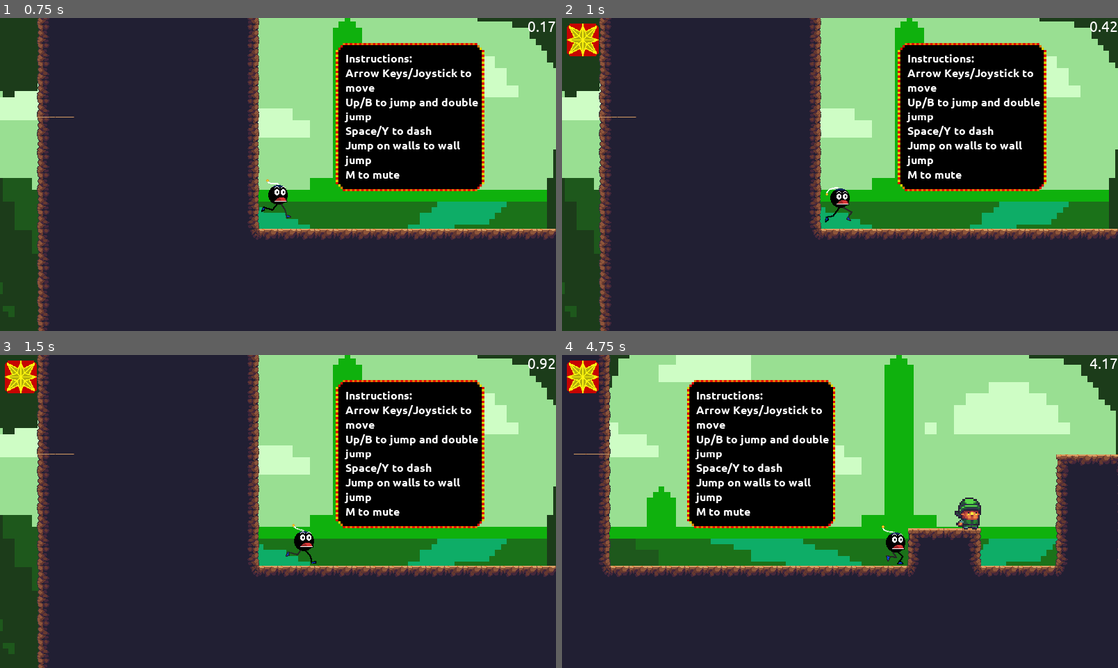
Above: before the commit, frames 1-4 (two rows, left to right).
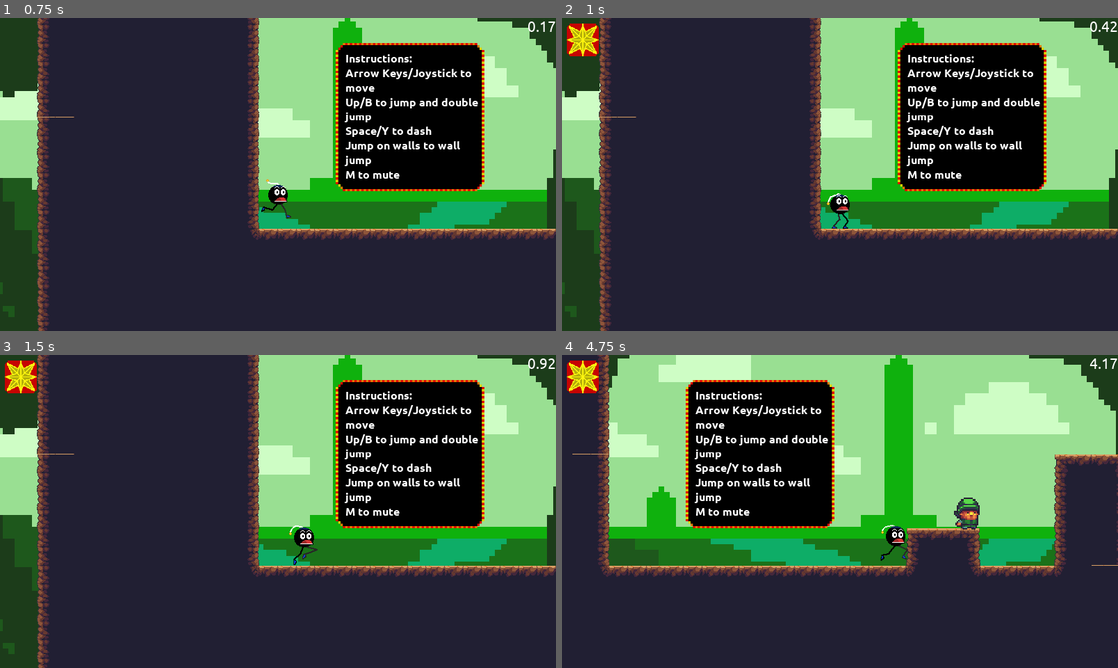
Above: after the commit, the same moments.

Repository: keshava1/defused
Game: Godot game, scene res://StartMenu.tscn
Same seed, same stepped clock (60 frames per second), same inputs: the game is played once before the commit and once after it. The engine's default icon, where the game draws it, is replaced by a stand-in: a white triangle on a blue panel in a dark square. Sound files missing from this copy of the repository are replaced by a short silence.
Inputs:
- Up to frame 1 (0.75 s): click "Start Game" at 0.5 s
- Up to frame 2 (1 s): no input
- Up to frame 3 (1.5 s): tap Enter (ui_accept) at 1.25 s; hold Right (ui_right) from 1.28 s (still down)
- Up to frame 4 (4.75 s): tap Enter (ui_accept) at 1.52, 2.27, 3.77, 4.52 s; release Right (ui_right) at 2.78 s; hold Left (ui_left) 2.78-3.53 s; hold Right (ui_right) from 3.53 s (still down)

Frame 1 is identical in both runs. In frame 2, 0.3% of the frame differs, in the area x 47-53%, y 54-68%; in frame 3, 0.2%; in frame 4, 5.3%, in the area x 1-100%, y 0-71%.

Commit message:
5/15

Diff:
--- a/Project 1 Platformer Git/KinematicBody2D.gd
+++ b/Project 1 Platformer Git/KinematicBody2D.gd
@@ -12,9 +12,8 @@
 const DASH_LENGTH = 750
 var jumps = MAX_JUMPS
 var motion = Vector2()
-var walljumpx = 400
-var wallJumpY = 400
-var time_elapsed = PlayerVars.timer
+var deathTimer = 30
+#var time_elapsed = PlayerVars.timer
 
 export(int) var DEATH_MIN = 1000
 export(int) var DEATH_MAX = -2000
@@ -27,10 +26,21 @@
 	print("ready")
 	if(PlayerVars.muted == false):
 		MusicPlayer.stream_paused = false
+
+	if(PlayerVars.hardMode):
+		$UI/Control/BarTimer.autostart = true
+	else:
+		$UI/Control.visible = false
 # Called every frame. 'delta' is the elapsed time since the previous frame.
 func _physics_process(delta):
 	update_dash()
 	update_timer(delta)
+
+
+	deathTimer -=30
+
+
+
 	# retrive playerVars
 	canDash = PlayerVars.canDash
 	motion = PlayerVars.motion
@@ -66,7 +76,7 @@
 			jumps = MAX_JUMPS
 		# friction if player is on ground and not moving
 		if friction == true and dashing == false:
-			motion.x = lerp(motion.x, 0,0.2);
+			motion.x = lerp(motion.x, 0,0.1);
 		# jump code
 		if Input.is_action_just_pressed("ui_up") and (jumps > 0 or nextToWall()):
 			# wall jumps
@@ -85,8 +95,10 @@
 		# Wall slide
 		if nextToWall() and motion.y > MAX_SPEED / 2 and PlayerVars.vFlip == false:
 			motion.y = MAX_SPEED / 2
+			$Sprite.play("WallSlide")
 		if nextToWall() and motion.y < MAX_SPEED / 2 and PlayerVars.vFlip == true:
 			motion.y = -MAX_SPEED / 2
+			$Sprite.play("WallSlide")
 
 	else:
 		# double jump fall animations
@@ -106,7 +118,7 @@
 
 		# friction code (is player not pressing anything?)
 		if friction == true and dashing == false:
-			motion. x = lerp(motion.x, 0, 0.05)
+			motion. x = lerp(motion.x, 0, 0.025)
 	# move, then update PlayerVars
 	dash()
 	#print(motion)
@@ -126,9 +138,13 @@
 	return $LeftWall.is_colliding()
 
 func respawn():
-	#PlayerVars.live = false
-	#$Sprite.play("Death")
-	#yield(get_tree().create_timer(100.0), "timeout")
+	print("respawn")
+	for i in 10:
+		print("modulate + timeout")
+		$Sprite.modulate = Color(i * 0.1, 0, 0)
+		print("modulate")
+		yield(get_tree().create_timer(1), "timeout")
+		print("timeout")
 	PlayerVars.deaths += 1
 	PlayerVars.reset()
 	canDash = PlayerVars.canDash
@@ -179,13 +195,19 @@
 func _on_Timer_timeout():
 	instance_ghost($Sprite)
 
-# update dash sprite
+
 func update_dash():
 	if(PlayerVars.canDash):
 		$UI/DashSprite.visible = true
 	else:
 		$UI/DashSprite.visible = false
 func update_timer(delta):
-	time_elapsed += delta
-	PlayerVars.timer = time_elapsed
-	$UI/Timer.text = str(stepify(time_elapsed, 0.01))
+	#time_elapsed += delta
+	PlayerVars.timer += delta
+	$UI/Timer.text = str(stepify(PlayerVars.timer, 0.01))
+
+
+func _on_BarTimer_timeout():
+	$UI/Control/ProgressBar.value -= 1
+	if($UI/Control/ProgressBar.value == 0):
+		respawn()
--- a/Project 1 Platformer Git/Player.tscn
+++ b/Project 1 Platformer Git/Player.tscn
@@ -1,12 +1,43 @@
-[gd_scene load_steps=29 format=2]
+[gd_scene load_steps=32 format=2]
 
 [ext_resource path="res://Sprites/bomb guy.png" type="Texture" id=1]
 [ext_resource path="res://Dirt Autotile and Sky/new background.png" type="Texture" id=2]
 [ext_resource path="res://Sprites/dash-2.png.png" type="Texture" id=3]
 [ext_resource path="res://Fonts/UbuntuNormal.tres" type="DynamicFont" id=4]
+[ext_resource path="res://Sprites/bomb guy 2.png" type="Texture" id=5]
 [ext_resource path="res://KinematicBody2D.gd" type="Script" id=10]
 [ext_resource path="res://icon.png" type="Texture" id=13]
 
+[sub_resource type="AtlasTexture" id=24]
+flags = 4
+atlas = ExtResource( 5 )
+region = Rect2( 0, 320, 320, 320 )
+
+[sub_resource type="AtlasTexture" id=23]
+flags = 4
+atlas = ExtResource( 1 )
+region = Rect2( 320, 640, 320, 320 )
+
+[sub_resource type="AtlasTexture" id=25]
+flags = 4
+atlas = ExtResource( 5 )
+region = Rect2( 0, 0, 320, 320 )
+
+[sub_resource type="AtlasTexture" id=26]
+flags = 4
+atlas = ExtResource( 5 )
+region = Rect2( 320, 0, 320, 320 )
+
+[sub_resource type="AtlasTexture" id=21]
+flags = 4
+atlas = ExtResource( 1 )
+region = Rect2( 0, 960, 320, 320 )
+
+[sub_resource type="AtlasTexture" id=20]
+flags = 4
+atlas = ExtResource( 1 )
+region = Rect2( 320, 960, 320, 320 )
+
 [sub_resource type="AtlasTexture" id=4]
 flags = 4
 atlas = ExtResource( 1 )
@@ -86,62 +117,47 @@
 flags = 4
 atlas = ExtResource( 1 )
 region = Rect2( 960, 960, 320, 320 )
-
-[sub_resource type="AtlasTexture" id=22]
-flags = 4
-atlas = ExtResource( 1 )
-region = Rect2( 320, 320, 320, 320 )
-
-[sub_resource type="AtlasTexture" id=20]
-flags = 4
-atlas = ExtResource( 1 )
-region = Rect2( 320, 960, 320, 320 )
-
-[sub_resource type="AtlasTexture" id=23]
-flags = 4
-atlas = ExtResource( 1 )
-region = Rect2( 320, 640, 320, 320 )
-
-[sub_resource type="AtlasTexture" id=21]
-flags = 4
-atlas = ExtResource( 1 )
-region = Rect2( 0, 960, 320, 320 )
 
 [sub_resource type="SpriteFrames" id=2]
 animations = [ {
+"frames": [ SubResource( 24 ) ],
+"loop": true,
+"name": "WallSlide",
+"speed": 5.0
+}, {
+"frames": [ ExtResource( 13 ) ],
+"loop": true,
+"name": "Death",
+"speed": 5.0
+}, {
+"frames": [ SubResource( 23 ) ],
+"loop": true,
+"name": "Fall",
+"speed": 5.0
+}, {
+"frames": [ SubResource( 25 ), SubResource( 26 ) ],
+"loop": true,
+"name": "Idle",
+"speed": 1.0
+}, {
+"frames": [ SubResource( 21 ) ],
+"loop": true,
+"name": "Jump2",
+"speed": 5.0
+}, {
+"frames": [ SubResource( 20 ) ],
+"loop": true,
+"name": "Jump",
+"speed": 5.0
+}, {
 "frames": [ SubResource( 4 ), SubResource( 5 ), SubResource( 6 ), SubResource( 7 ), SubResource( 8 ), SubResource( 9 ), …(192 unchanged characters)…
 "loop": true,
 "name": "Run",
-"speed": 10.0
-}, {
-"frames": [ SubResource( 22 ) ],
-"loop": true,
-"name": "Idle",
-"speed": 5.0
-}, {
-"frames": [ ExtResource( 13 ) ],
-"loop": true,
-"name": "Death",
-"speed": 5.0
-}, {
-"frames": [ SubResource( 20 ) ],
-"loop": true,
-"name": "Jump",
-"speed": 5.0
-}, {
-"frames": [ SubResource( 23 ) ],
-"loop": true,
-"name": "Fall",
-"speed": 5.0
-}, {
-"frames": [ SubResource( 21 ) ],
-"loop": true,
-"name": "Jump2",
-"speed": 5.0
+"speed": 20.0
 } ]
 
 [sub_resource type="CapsuleShape2D" id=3]
-radius = 20.0
+radius = 18.0
 height = 28.0
 
 [node name="Player" type="KinematicBody2D"]
@@ -151,7 +167,7 @@
 position = Vector2( 1, -5 )
 scale = Vector2( 0.232812, 0.232812 )
 frames = SubResource( 2 )
-animation = "Fall"
+animation = "WallSlide"
 playing = true
 
 [node name="CollisionShape2D" type="CollisionShape2D" parent="."]
@@ -205,4 +221,24 @@
 scale = Vector2( 0.175, 0.175 )
 texture = ExtResource( 3 )
 
-[connection signal="timeout" from="GhostTimer" to="." method="_on_GhostTimer_timeout"]
+[node name="Control" type="Control" parent="UI"]
+margin_right = 40.0
+margin_bottom = 40.0
+__meta__ = {
+"_edit_use_anchors_": false
+}
+
+[node name="ProgressBar" type="ProgressBar" parent="UI/Control"]
+margin_left = 78.0
+margin_top = 24.0
+margin_right = 817.0
+margin_bottom = 45.0
+value = 100.0
+__meta__ = {
+"_edit_use_anchors_": false
+}
+
+[node name="BarTimer" type="Timer" parent="UI/Control"]
+wait_time = 0.1
+
+[connection signal="timeout" from="UI/Control/BarTimer" to="." method="_on_BarTimer_timeout"]
--- a/Project 1 Platformer Git/PlayerVars.gd
+++ b/Project 1 Platformer Git/PlayerVars.gd
@@ -15,6 +15,7 @@
 var muted = false
 var temp = 0
 var deaths = 0
+var hardMode = false
 #score variables
 var score1 = 0
 var score2 = 0
Binary file added: Project 1 Platformer Git/Sprites/bomb guy 2.png
Not shown, added: Project 1 Platformer Git/Sprites/bomb guy 2.png.import
